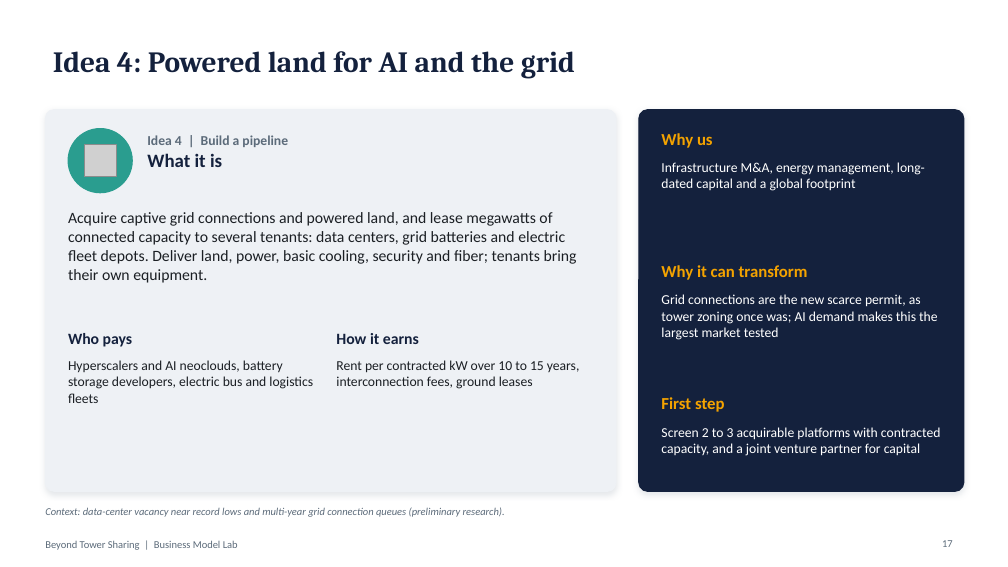
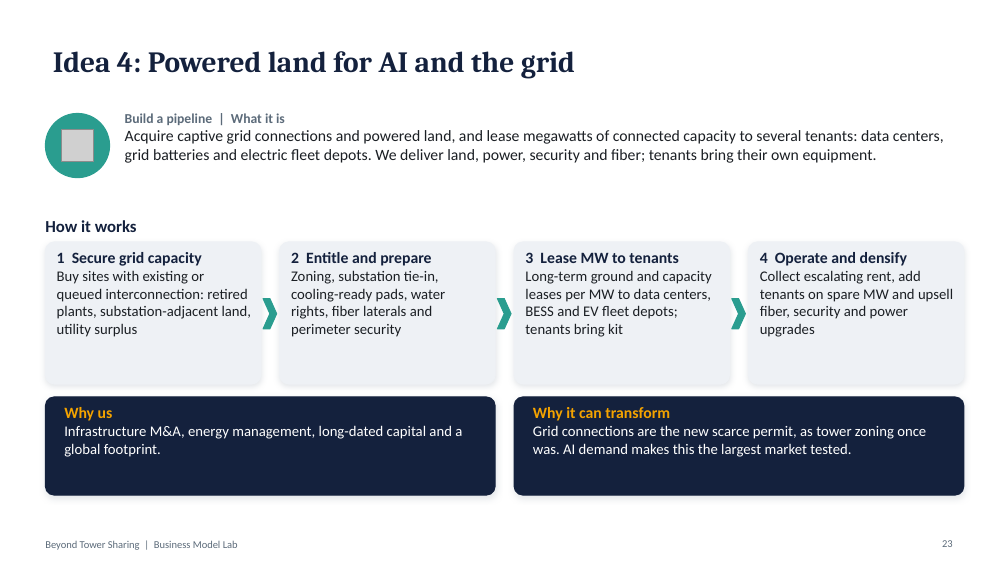
Before and after one commit to caiomperet/Claude-Skills, a slide deck: slide 23 of business-model-lab/saidas/Beyond-Tower-Sharing.pptx (slide 17 before the commit). Drawn at 1008x567 pixels with LibreOffice and Linux fonts; fonts in the diff are those of the drawing; grey boxes stand for pictures. Boxes give left, top, right and bottom in pixels: in the first picture for what was removed or moved away, otherwise in the second. Text is boxed around its words. In the diff, an @@ line names an element or a change of style, - is before the commit and + after.

```diff
--- a/business-model-lab/saidas/Beyond-Tower-Sharing.pptx
+++ b/business-model-lab/saidas/Beyond-Tower-Sharing.pptx
@@ ellipse: place and size @@
-ellipse at [68,129,132,193]
+ellipse at [45,113,110,178]
@@ text at [125,113,944,163]: text changed @@
-Acquire captive grid connections and powered land, and lease megawatts of connected capacity to several tenants: data centers, grid batteries and electric fleet depots. Deliver land, power, basic cooling, security and fiber; tenants bring their own equipment.
+Build a pipeline | What it is
+Acquire captive grid connections and powered land, and lease megawatts of connected capacity to several tenants: data centers, grid batteries and electric fleet depots. We deliver land, power, security and fiber; tenants bring their own equipment.
@@ rounded rectangle removed at [639,110,964,492] @@
@@ picture: place and size @@
-picture at [84,144,116,176]
+picture at [61,129,93,161]
@@ text removed at [661,133,713,148] @@
-Why us
@@ text at [45,220,137,232]: text changed; size 13 to 16 pt; text colour #5C6B7A to #14213D @@
-Idea 4 | Build a pipeline
-What it is
+How it works
@@ rounded rectangle added at [45,242,261,384], fill #EEF1F5, outline #EEF1F5 1 pt @@
@@ text at [57,252,252,337]: text changed; size 15 to 14 pt; text colour #14213D to #1B1F24; bold off @@
-Who pays
+1 Secure grid capacity
+Buy sites with existing or queued interconnection: retired plants, substation-adjacent land, utility surplus
@@ rounded rectangle: place and size @@
-rounded rectangle at [45,110,616,492]
+rounded rectangle at [280,242,495,384]
@@ rounded rectangle at [280,242,495,384]: proportions changed @@
@@ text added at [291,252,446,337], 14 pt, text #1B1F24 @@
+2 Entitle and prepare
+Zoning, substation tie-in, cooling-ready pads, water rights, fiber laterals and perimeter security
@@ rounded rectangle added at [514,242,730,384], fill #EEF1F5, outline #EEF1F5 1 pt @@
@@ text added at [525,252,712,337], 14 pt, text #1B1F24 @@
+3 Lease MW to tenants
+Long-term ground and capacity leases per MW to data centers, BESS and EV fleet depots; tenants bring kit
@@ text removed at [661,265,808,280] @@
-Why it can transform
@@ rounded rectangle added at [749,242,964,384], fill #EEF1F5, outline #EEF1F5 1 pt @@
@@ text added at [760,252,953,337], 14 pt, text #1B1F24 @@
+4 Operate and densify
+Collect escalating rent, add tenants on spare MW and upsell fiber, security and power upgrades
@@ chevron added at [263,299,277,329], fill #2A9D8F, outline #2A9D8F 1 pt @@
@@ chevron added at [498,299,511,329], fill #2A9D8F, outline #2A9D8F 1 pt @@
@@ chevron added at [732,299,746,329], fill #2A9D8F, outline #2A9D8F 1 pt @@
@@ text removed at [336,333,419,344] @@
-How it earns
@@ text removed at [68,360,313,403] @@
-Hyperscalers and AI neoclouds, battery storage developers, electric bus and logistics fleets
@@ text removed at [336,360,580,389] @@
-Rent per contracted kW over 10 to 15 years, interconnection fees, ground leases
@@ rounded rectangle added at [45,397,495,495], fill #14213D, outline #14213D 1 pt @@
@@ text at [64,407,462,457]: text changed; size 13 to 14 pt @@
-Infrastructure M&A, energy management, long-dated capital and a global footprint
+Why us
+Infrastructure M&A, energy management, long-dated capital and a global footprint.
@@ rounded rectangle added at [514,397,964,495], fill #14213D, outline #14213D 1 pt @@
@@ text at [533,407,926,457]: text changed; size 13 to 14 pt @@
-Grid connections are the new scarce permit, as tower zoning once was; AI demand makes this the largest market tested
+Why it can transform
+Grid connections are the new scarce permit, as tower zoning once was. AI demand makes this the largest market tested.
@@ text removed at [661,397,725,412] @@
-First step
@@ text removed at [661,427,941,456] @@
-Screen 2 to 3 acquirable platforms with contracted capacity, and a joint venture partner for capital
@@ text removed at [45,507,505,517] @@
-Context: data-center vacancy near record lows and multi-year grid connection queues (preliminary research).
@@ page number at [942,540,953,547]: text changed @@
-17
+23
```
Also in this commit, not shown: 4 other slides changed, 22 slides added, 1 slide removed, 8 other files.
